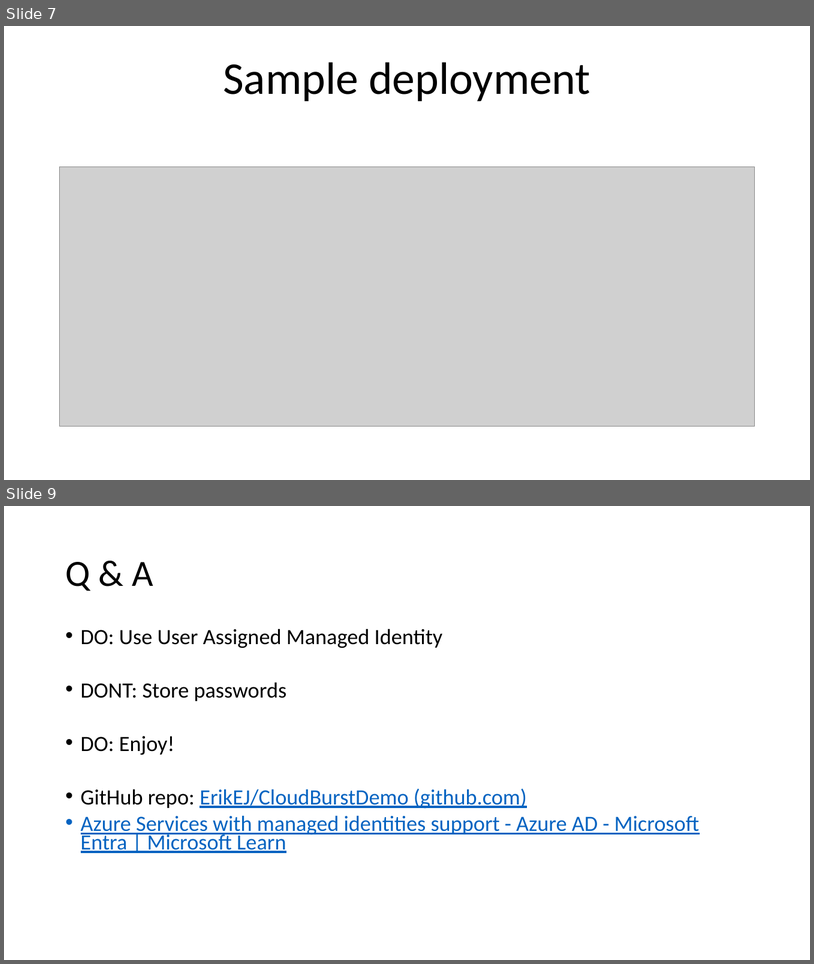
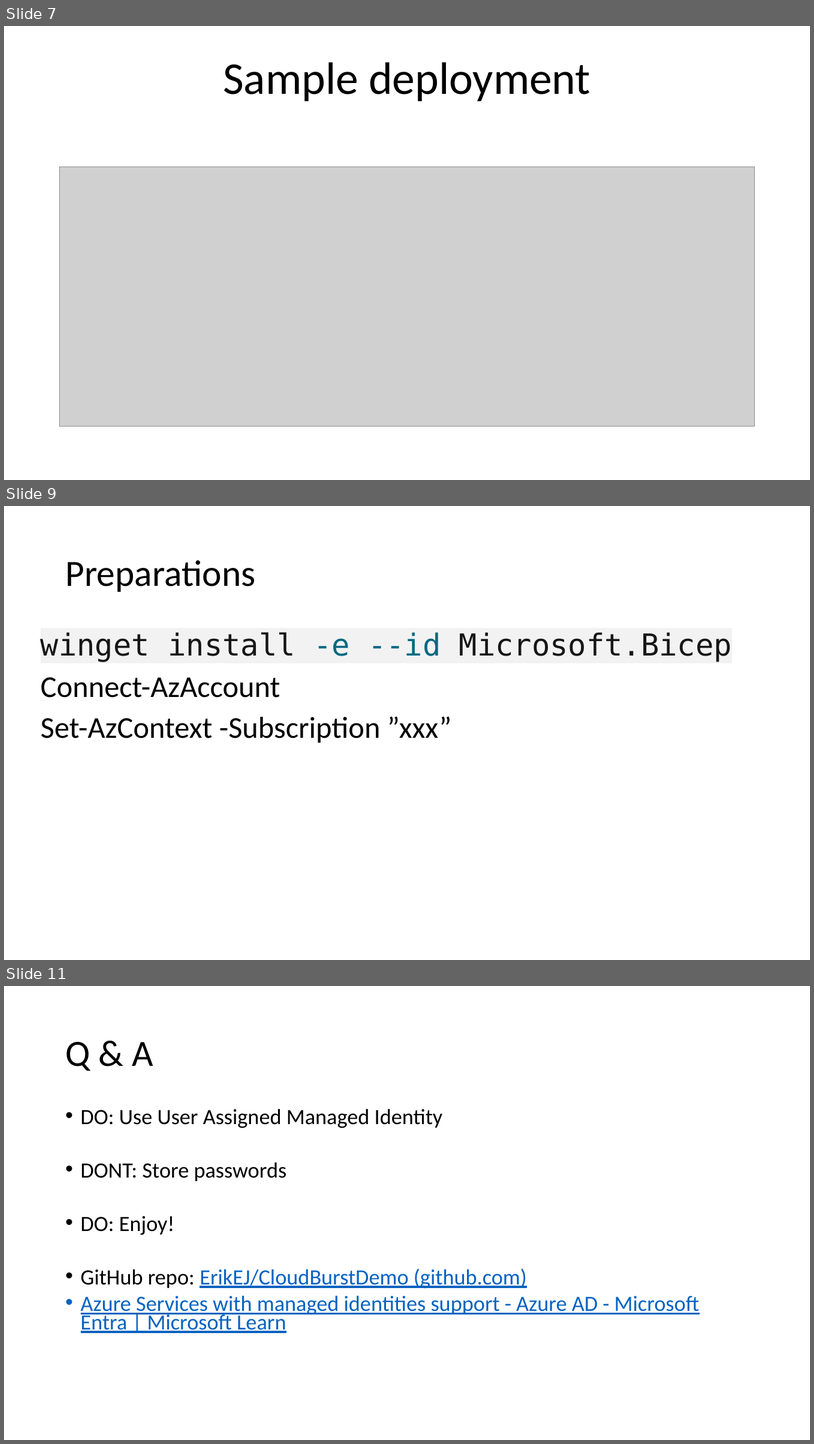
Before and after one commit to ErikEJ/CloudBurstDemo, a slide deck: ManagedIdentity.pptx. Shown one above the other, each under a label of ours: slides 7 and 9 before the commit, slides 7, 9 and 11 after it; the slides between them are not shown. The pictures are 814x964 and 814x1444 pixels, drawn with LibreOffice and Linux fonts; fonts in the diff are those of the drawing; grey boxes stand for pictures. Boxes give left, top, right and bottom in pixels: in the first picture for what was removed or moved away, otherwise in the second. Text is boxed around its words. In the diff, an @@ line names an element or a change of style, - is before the commit and + after.

```diff
--- a/ManagedIdentity.pptx
+++ b/ManagedIdentity.pptx
@@ slide 9 added at (4, 506, 810, 960), background #FFFFFF @@
@@ title added at (65, 560, 255, 592), 44 pt, text #000000 @@
+Preparations
@@ text added at (41, 632, 732, 742), 36 pt, text #000000 @@
+winget install -e --id Microsoft.Bicep
+Connect-AzAccount
+Set-AzContext -Subscription ”xxx”
@@ what was slide 9 is now slide 11 @@
```
Also in this commit, not shown: 1 slide changed, 1 other slide added.
